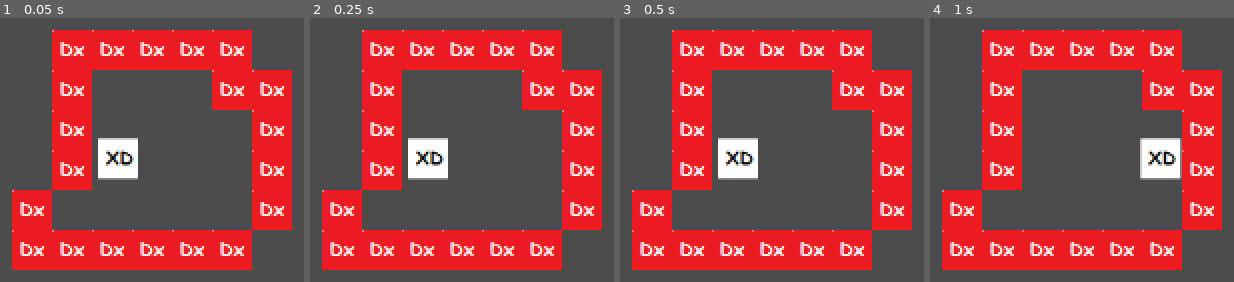
Above: before the commit, frames 1-4 (left to right).
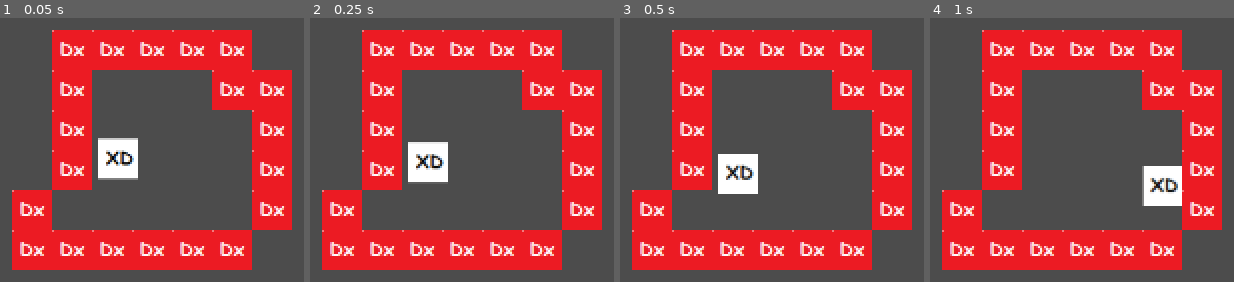
Above: after the commit, the same moments.

Repository: asdfMaciej/mat-maciej
Game: Godot game, scene res://maps/map.tscn
The game is run twice, just before and just after one commit, with the same random seed, the same clock (stepped at 60 frames per second) and the same inputs.
Inputs:
- Up to frame 1 (0.05 s): no input
- Up to frame 2 (0.25 s): no input
- Up to frame 3 (0.5 s): no input
- Up to frame 4 (1 s): hold Right (ui_right) from 0.53 s (still down)

The runs differ from the first frame. In frame 2, 0.9% of the frame differs, in the area x 32-46%, y 45-63%; in frame 3, 2.2%; in frame 4, 2.9%, in the area x 69-83%, y 45-72%.

Commit message:
glupie zabawy

Diff:
--- a/entities/player/Player.tscn
+++ b/entities/player/Player.tscn
@@ -8,12 +8,26 @@
 custom_solver_bias = 0.0
 extents = Vector2( 15.5, 15.5 )
 
-[node name="Player" type="KinematicBody2D" index="0"]
+[node name="Player" type="RigidBody2D" index="0"]
 
 input_pickable = false
 collision_layer = 1
 collision_mask = 1
-collision/safe_margin = 0.08
+mode = 0
+mass = 1.0
+friction = 1.0
+bounce = 0.0
+gravity_scale = 1.0
+custom_integrator = false
+continuous_cd = 0
+contacts_reported = 0
+contact_monitor = false
+sleeping = false
+can_sleep = true
+linear_velocity = Vector2( 0, 0 )
+linear_damp = -1.0
+angular_velocity = 0.0
+angular_damp = -1.0
 script = ExtResource( 1 )
 
 [node name="Sprite" type="Sprite" parent="." index="0"]
--- a/maps/map.tscn
+++ b/maps/map.tscn
@@ -10,7 +10,6 @@
 position = Vector2( 117.055, 134.949 )
 collision_layer = 7
 collision_mask = 7
-collision/safe_margin = 0.001
 _sections_unfolded = [ "Collision", "collision" ]
 
 [node name="TileMap" type="TileMap" parent="." index="1"]
--- a/scripts/Player.gd
+++ b/scripts/Player.gd
@@ -1,4 +1,4 @@
-extends KinematicBody2D
+extends RigidBody2D
 const SPEED = 200
 var movedir = Vector2(0, 0)
 # class member variables go here, for example:
@@ -10,6 +10,7 @@
 	# Initialization here
 	pass
 
+
 func controls_loop():
 	var LEFT = Input.is_action_pressed("ui_left")
 	var RIGHT = Input.is_action_pressed("ui_right")
@@ -19,14 +20,15 @@
 	movedir.x = -int(LEFT) + int(RIGHT)
 	movedir.y = -int(UP) + int(DOWN)
 
-func movement_loop():
+func movement_loop(delta):
 	var motion = movedir.normalized() * SPEED
-	move_and_slide(motion, Vector2(0,0))
+	#move_and_slide(motion, Vector2(0,0))
+	apply_impulse(Vector2(0,0),motion)
 	#move_and_collide(motion)
 
 func _physics_process(delta):
 	controls_loop()
-	movement_loop()
+	movement_loop(delta)
 
 #func _process(delta):
 #	# Called every frame. Delta is time since last frame.
